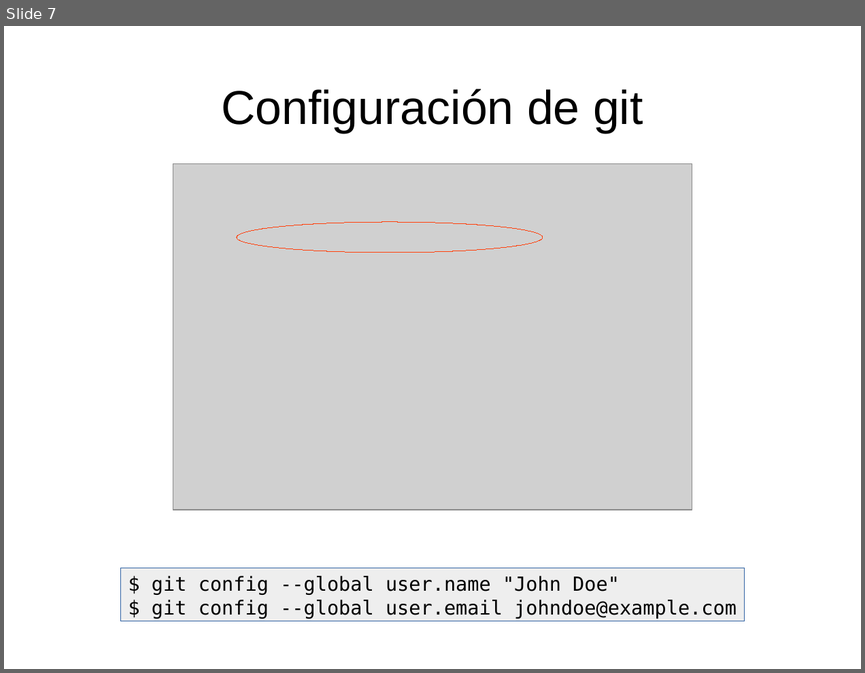
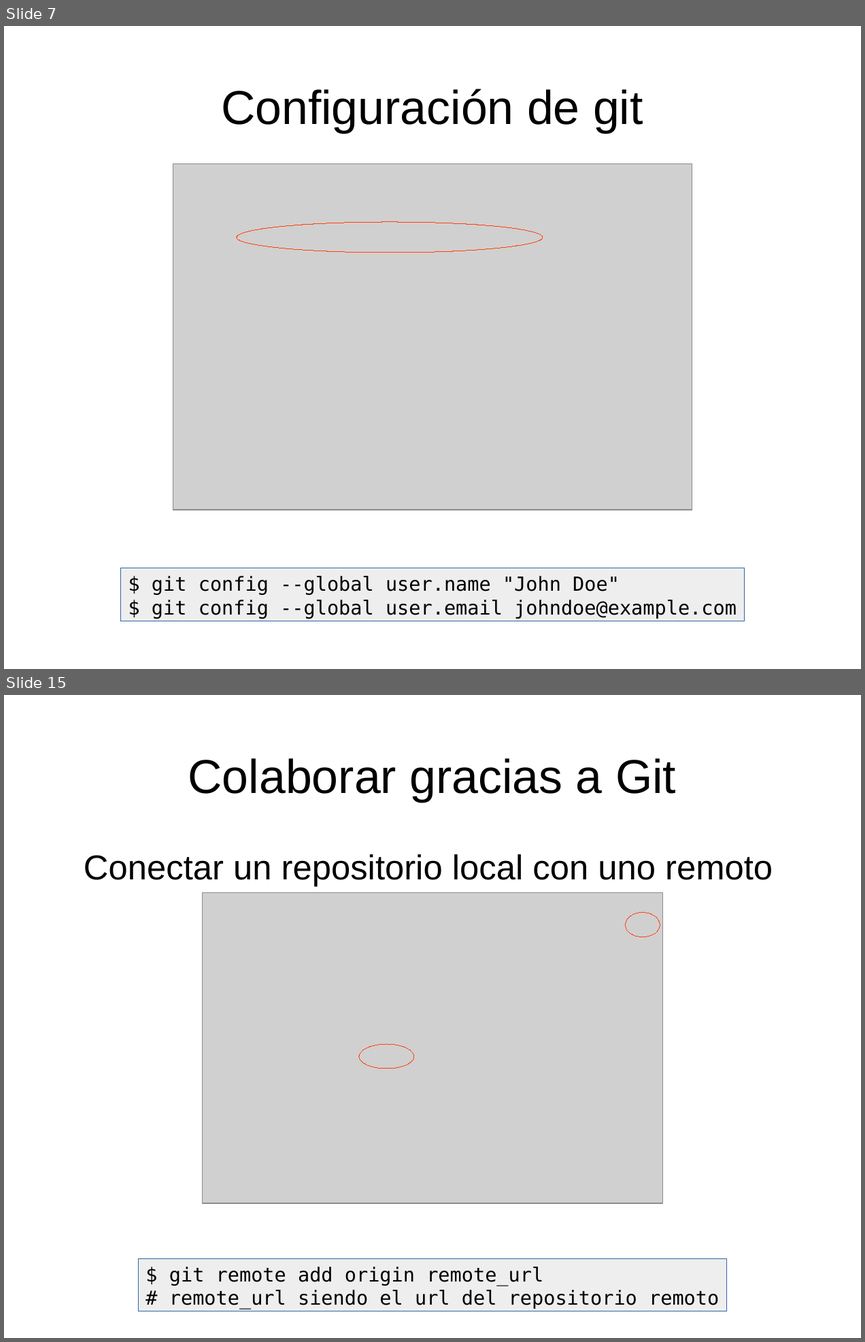
Before and after one commit to franperr/introduccion-git-github, a slide deck: Diapositivas.odp. Shown one above the other, each under a label of ours: slide 7 before the commit, slides 7 and 15 after it; the slides between them are not shown. The pictures are 865x673 and 865x1342 pixels, drawn with LibreOffice and Linux fonts; fonts in the diff are those of the drawing; grey boxes stand for pictures. Boxes give left, top, right and bottom in pixels: in the first picture for what was removed or moved away, otherwise in the second. Text is boxed around its words. In the diff, an @@ line names an element or a change of style, - is before the commit and + after.

Commit message:
Información sobre remote server

```diff
--- a/Diapositivas.odp
+++ b/Diapositivas.odp
@@ slide 15 added at (4, 695, 861, 1338), background #FFFFFF @@
@@ title added at (188, 758, 676, 802), 44 pt, text #000000 @@
+Colaborar gracias a Git
@@ text added at (84, 854, 772, 887), 32 pt, text #000000 @@
+Conectar un repositorio local con uno remoto
@@ picture added at (203, 892, 664, 1203) @@
@@ ellipse added at (626, 913, 660, 937), outline #FF420E 0 pt @@
@@ ellipse added at (360, 1044, 415, 1068), outline #FF420E 0 pt @@
@@ rectangle added at (139, 1258, 727, 1311), fill #EEEEEE, outline #3465A4 0 pt, 18 pt, text #000000 @@
+$ git remote add origin remote_url
+# remote_url siendo el url del repositorio remoto
```
Also in this commit, not shown: 3 slides changed, 4 other slides added.
